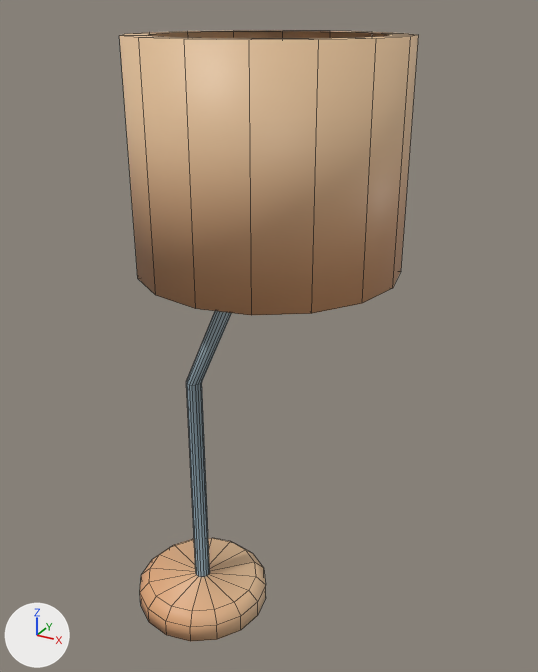
Renders of the FBX model Assets/Models/Lamp.fbx from each side of a commit.
The view is the same before and after, from a 50 mm camera at (-0.36, -2.03, 3.34) aimed at (-1.52, 0.08, 2.28). Every picture has the same lights, and +X, +Y and +Z are marked at lower left. Mesh edges are drawn as thin lines. Where no turn or scale is listed for an object, it has been applied to the vertices.

Before the edit, the objects in view are built like this:
```python
me_cylinder_001 = bpy.data.meshes.new('Cylinder.001')
me_cylinder_001.from_pydata(...)  # 160 vertices, 130 faces; spans x -0.42..0.58, y -0.43..0.43, z -1.04..1.16
me_cylinder_001.materials.append(mat_materialglobal)  # picture img_colormap_png
ob_lamp = bpy.data.objects.new('Lamp', me_cylinder_001)
ob_lamp.location = (-1.632, 0.0, 2.104)
```
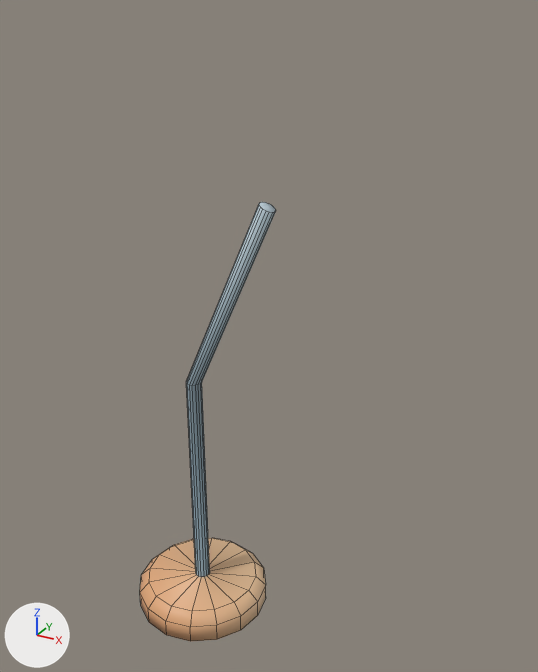
What differs and where, as boxes (x1, y1, x2, y2) in the pictures (538 x 672 px):
'Lamp', reshaped (54% narrower, 28% shorter): before (120, 30, 419, 641); after (140, 202, 276, 641)
part 1 of me_cylinder_001, deleted (beige): before (120, 30, 419, 315)

Diff of the bpy script that builds the scene:
```diff
--- a/Assets/Models/Lamp.fbx.py
+++ b/Assets/Models/Lamp.fbx.py
@@ me_cylinder_001 @@
 me_cylinder_001.from_pydata(...)  # 160 vertices, 130 faces; spans x -0.42..0.58, y -0.43..0.43, z -1.04..1.16
 # used by ob_lamp; location = (-1.632, 0.0, 2.104)
+# me_cylinder_001 part 1: the loose piece of 64 vertices spanning x -0.27..0.58, y -0.43..0.43, z 0.46..1.16 is deleted
 me_cylinder_001.materials.append(mat_materialglobal)
```
